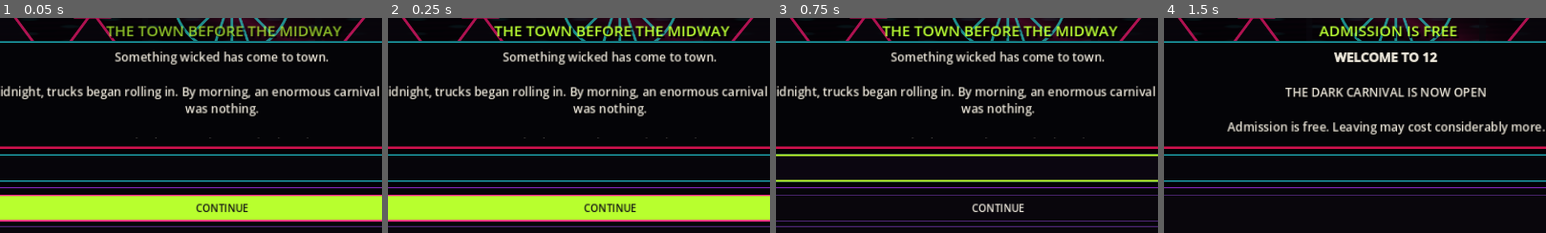
Above: before the commit, frames 1-4 (left to right).
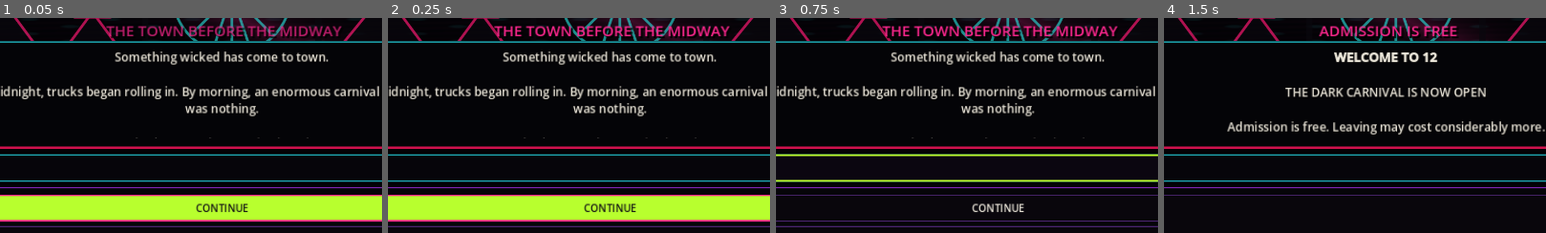
Above: after the commit, the same moments.

Repository: d1inthechamber/Dark-Carnival
Game: Godot game, scene res://scenes/Main.tscn
The game is run twice, just before and just after one commit, with the same random seed, the same clock (stepped at 60 frames per second) and the same inputs.
Inputs (mouse positions are % of the whole screen's width and height, from its top left):
- Up to frame 1 (0.05 s): no input
- Up to frame 2 (0.25 s): no input
- Up to frame 3 (0.75 s): click (50, 72) at 0.52 s; type "12" at 0.6 s
- Up to frame 4 (1.5 s): click "CONTINUE" at 1.25 s
The pictures show only the part of the screen within x 21-71%, y 37-87%; the shares and areas given below are measured in that part.

The runs differ from the first frame. In frame 1, 1.7% of the frame differs, in the area x 27-90%, y 3-9%; in frame 2, 1.8%; in frame 3, 1.8%; in frame 4, 1.1%.

Commit message:
Add illustrated card icons and encounter-specific neon palettes

Diff:
--- a/scripts/Main.gd
+++ b/scripts/Main.gd
@@ -1,4 +1,11 @@
 extends Control
+
+const CARD_ICONS := {
+	"HATCHET": preload("res://assets/cards/card_hatchet.svg"),
+	"FAYGO BREAK": preload("res://assets/cards/card_faygo_break.svg"),
+	"CARNIVAL SIGHT": preload("res://assets/cards/card_carnival_sight.svg"),
+	"BACK DOOR": preload("res://assets/cards/card_back_door.svg")
+}
 
 var town := ""
 var player_name := ""
@@ -27,6 +34,7 @@
 @onready var card_hint: Label = $Margin/VBox/CardHand/Margin/Row/CardHint
 @onready var transition_fx: Control = $TransitionFX
 @onready var comic_frame: PanelContainer = $Margin/VBox/ComicFrame
+@onready var art_backdrop: ColorRect = $Margin/VBox/ComicFrame/Margin/Layout/ArtStage/Backdrop
 
 func _ready() -> void:
 	show_town_prompt()
@@ -144,7 +152,7 @@
 	for card_name in deck:
 		var card := Button.new()
 		card.text = card_title(card_name) + "\n" + card_description(card_name).to_upper()
-		card.custom_minimum_size = Vector2(0, 92)
+		card.custom_minimum_size = Vector2(0, 112)
 		card.size_flags_horizontal = Control.SIZE_EXPAND_FILL
 		card.focus_mode = Control.FOCUS_ALL
 		card.autowrap_mode = TextServer.AUTOWRAP_WORD_SMART
@@ -173,6 +181,7 @@
 
 func apply_card_style(button:Button, card_name:String) -> void:
 	var accent := card_accent(card_name)
+	button.icon = CARD_ICONS.get(card_name)
 	button.add_theme_font_size_override("font_size", 16)
 	button.add_theme_color_override("font_color", Color(0.94,0.92,0.86,1))
 	button.add_theme_color_override("font_focus_color", Color(0.03,0.02,0.04,1))
@@ -341,10 +350,32 @@
 
 func set_scene(label_text:String) -> void:
 	scene_label.text = label_text
+	var palette := scene_palette(label_text)
+	scene_label.add_theme_color_override("font_color", palette["accent"])
+	var material := art_backdrop.material as ShaderMaterial
+	if material:
+		material.set_shader_parameter("neon_a", palette["accent"])
+		material.set_shader_parameter("neon_b", palette["secondary"])
 	scene_label.modulate.a = 0.45
 	var tween := create_tween()
 	tween.set_trans(Tween.TRANS_QUAD).set_ease(Tween.EASE_OUT)
 	tween.tween_property(scene_label, "modulate:a", 1.0, 0.16)
+
+func scene_palette(label_text:String) -> Dictionary:
+	var upper := label_text.to_upper()
+	if upper.contains("MIRROR") or upper.contains("REFLECTION") or upper.contains("SHATTER"):
+		return {"accent":Color(0.12,0.92,0.98,1), "secondary":Color(0.92,0.12,0.7,1)}
+	if upper.contains("FAYGO"):
+		return {"accent":Color(0.1,0.9,0.95,1), "secondary":Color(0.72,1,0.18,1)}
+	if upper.contains("HATCHET") or upper.contains("CHASE") or upper.contains("IRON"):
+		return {"accent":Color(0.96,0.08,0.22,1), "secondary":Color(0.98,0.72,0.08,1)}
+	if upper.contains("BOTTLE") or upper.contains("RABBIT") or upper.contains("THIRD THROW"):
+		return {"accent":Color(0.93,0.78,0.08,1), "secondary":Color(0.72,1,0.18,1)}
+	if upper.contains("DAWN") or upper.contains("GONE"):
+		return {"accent":Color(0.94,0.84,0.56,1), "secondary":Color(0.72,0.12,0.9,1)}
+	if upper.contains("ONE SOUL") or upper.contains("LAST") or upper.contains("LIGHT DIES"):
+		return {"accent":Color(0.88,0.04,0.24,1), "secondary":Color(0.45,0.02,0.05,1)}
+	return {"accent":Color(0.98,0.15,0.55,1), "secondary":Color(0.16,0.95,0.96,1)}
 
 func set_card_shell(visible_state:bool, hint:String="") -> void:
 	card_hand.visible = visible_state
